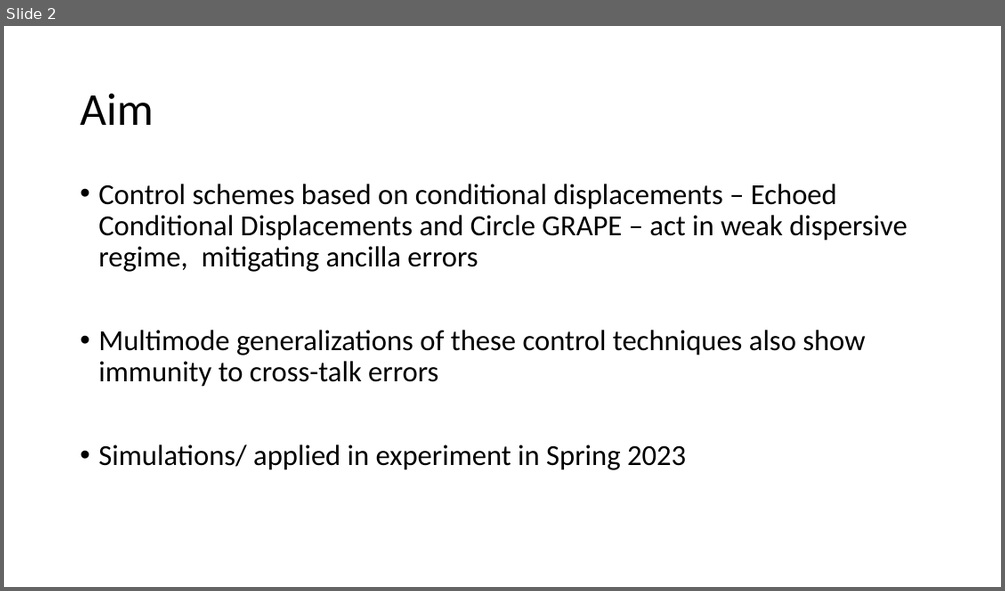
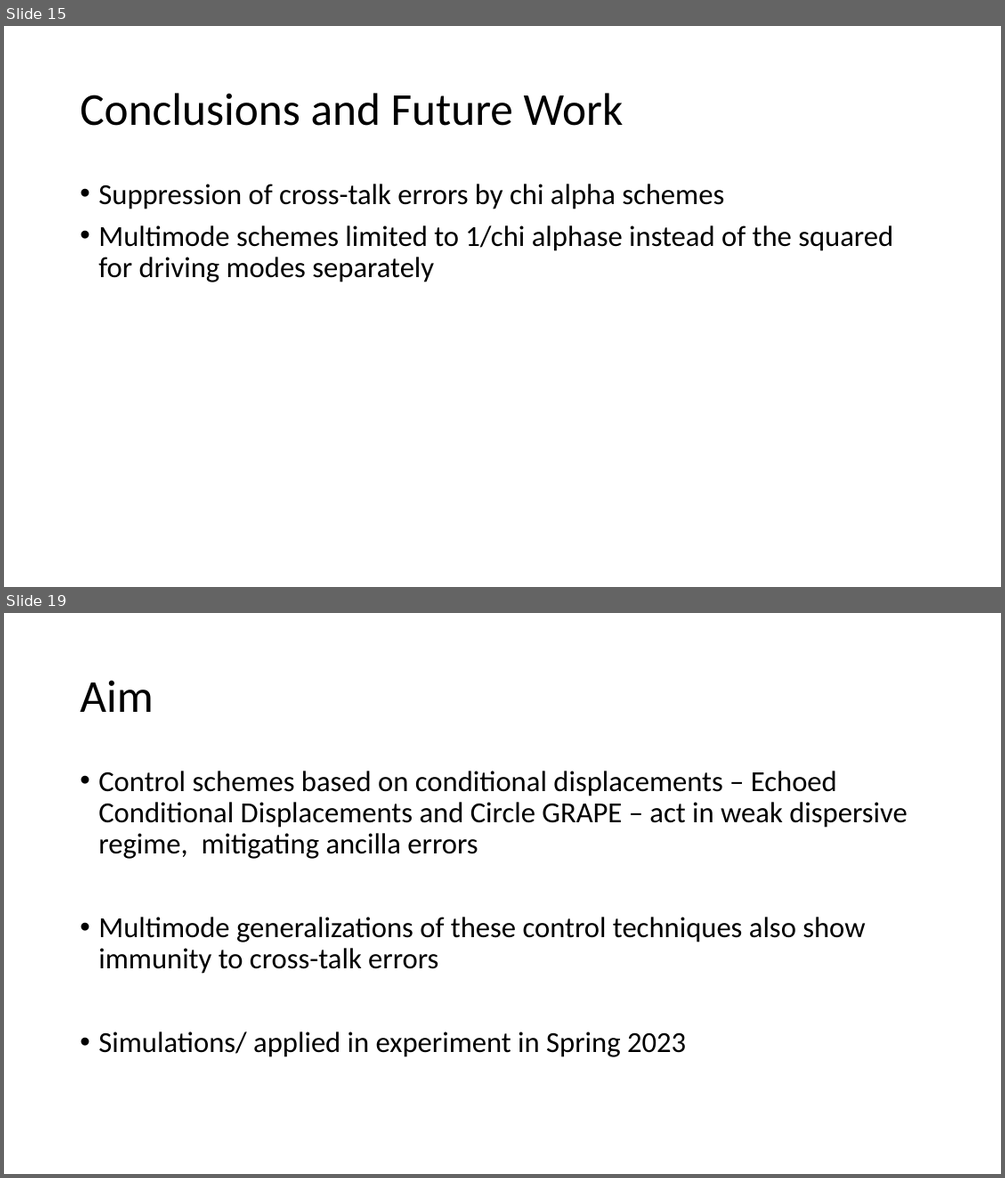
Before and after one commit to EeshGupta/Multimode-Conditional-Displacements, a slide deck: presentations/mcs_sqms.pptx. Shown one above the other, each under a label of ours: slide 2 before the commit, slides 15 and 19 after it; the slides between them are not shown. The pictures are 1005x591 and 1005x1178 pixels, drawn with LibreOffice and Linux fonts; fonts in the diff are those of the drawing. Boxes give left, top, right and bottom in pixels: in the first picture for what was removed or moved away, otherwise in the second. Text is boxed around its words. In the diff, an @@ line names an element or a change of style, - is before the commit and + after.

```diff
--- a/presentations/mcs_sqms.pptx
+++ b/presentations/mcs_sqms.pptx
@@ slide 15 added at [4,26,1001,587], background #FFFFFF @@
@@ title added at [80,93,623,126], 44 pt, text #000000 @@
+Conclusions and Future Work
@@ text added at [98,184,893,282], 28 pt, text #000000 @@
+• Suppression of cross-talk errors by chi alpha schemes
+• Multimode schemes limited to 1/chi alphase instead of the squared for driving modes separately
@@ what was slide 2 is now slide 19 @@
```
Also in this commit, not shown: 1 slide changed, 23 other slides added, 1 slide removed.
